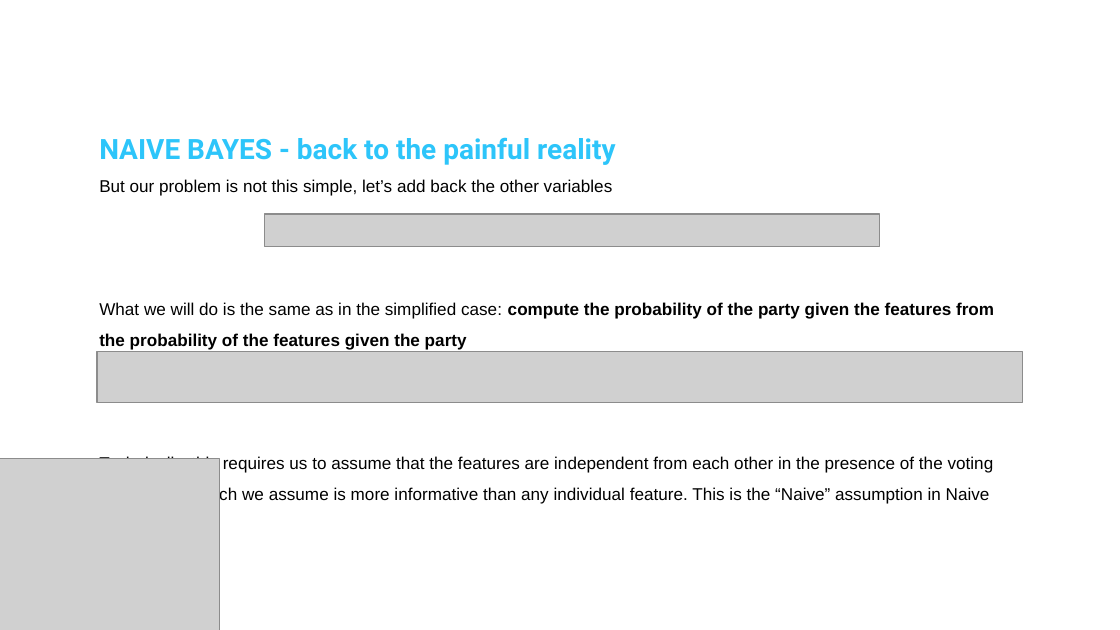
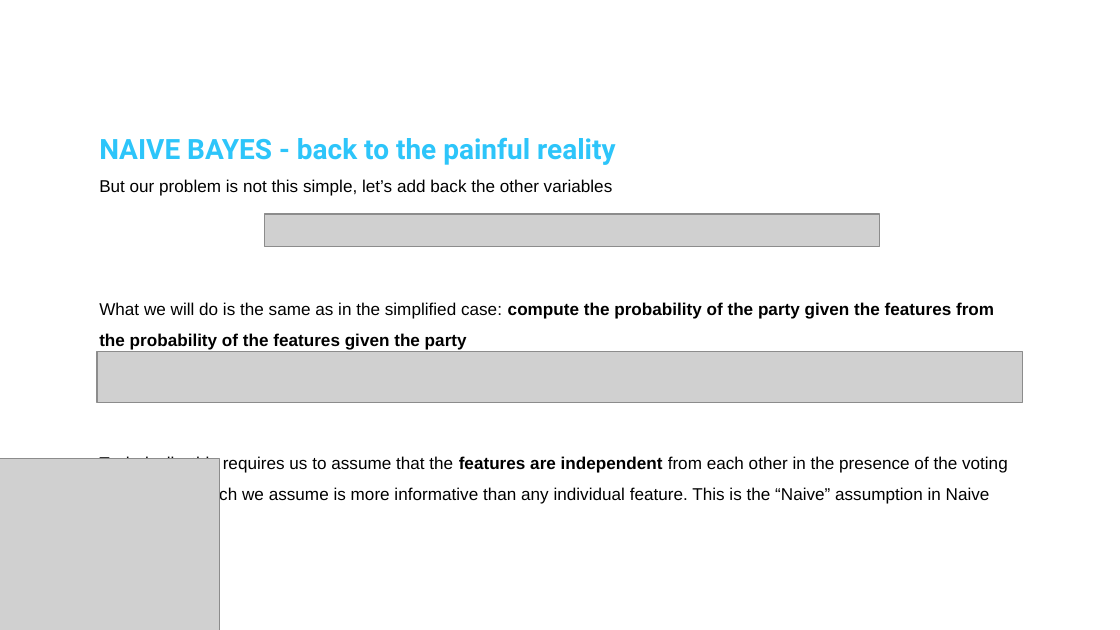
Before and after one commit to DSML-bootcamp/w5-nbs, a slide deck: slide 7 of D1/1A. Naive Bayes.pptx (slide 6 before the commit). Drawn at 1120x630 pixels with LibreOffice and Linux fonts; fonts in the diff are those of the drawing; grey boxes stand for pictures; background and template pictures are left out. Boxes give left, top, right and bottom in pixels: in the first picture for what was removed or moved away, otherwise in the second. Text is boxed around its words. In the diff, an @@ line names an element or a change of style, - is before the commit and + after.

```diff
--- a/D1/1A. Naive Bayes.pptx
+++ b/D1/1A. Naive Bayes.pptx
@@ text at (99, 455, 1008, 504): bold on in "features are independent" @@
```
Also in this commit, not shown: 5 other slides changed, 1 slide added, 6 slides removed, 6 other files.
